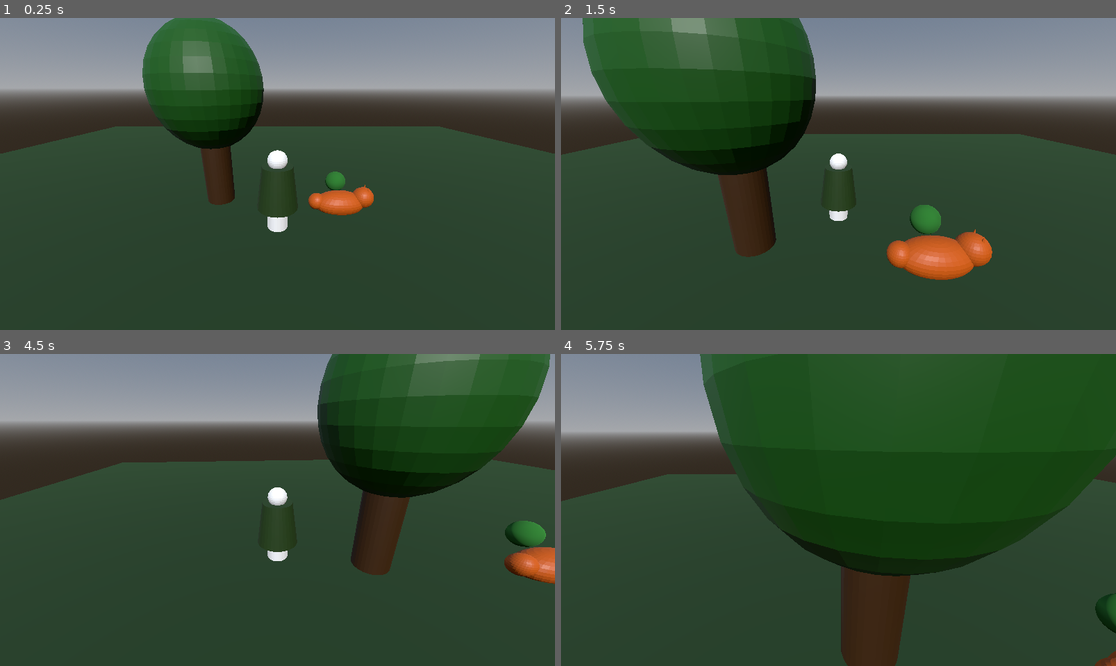
Above: before the commit, frames 1-4 (two rows, left to right).
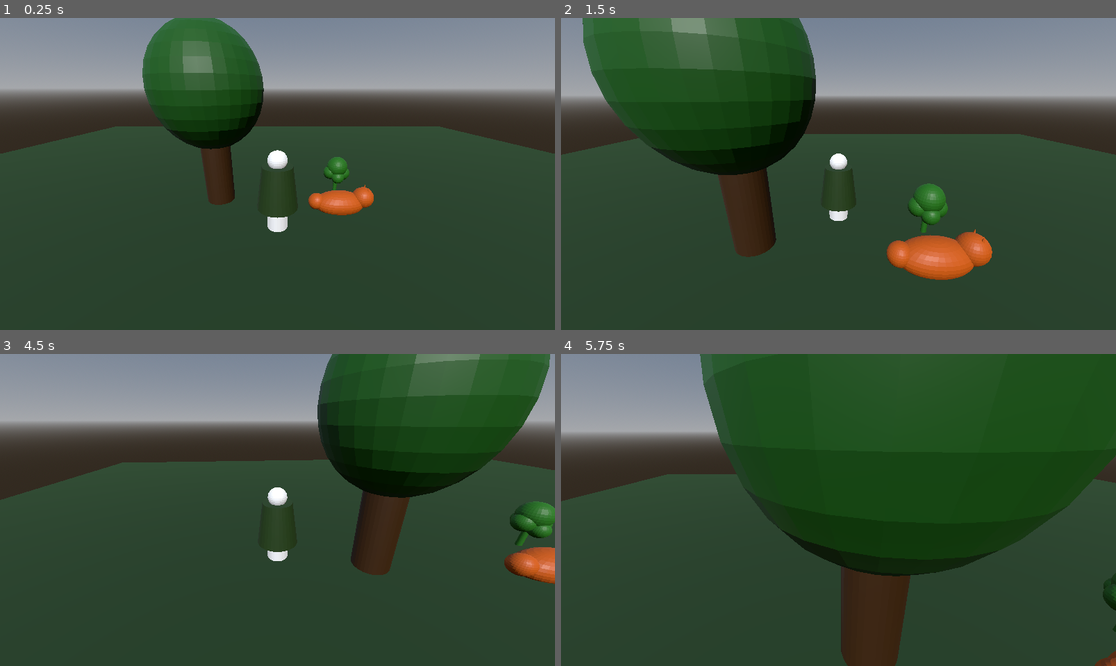
Above: after the commit, the same moments.

Repository: PaOwiad/SilentFlora
Game: Godot game, scene res://flüsterhain_scene.tscn
The game is run twice, just before and just after one commit, with the same random seed, the same clock (stepped at 60 frames per second) and the same inputs.
Inputs:
- Up to frame 1 (0.25 s): no input
- Up to frame 2 (1.5 s): tap Enter (ui_accept) at 0.5, 0.77 s; hold Up (ui_up) from 0.53 s (still down)
- Up to frame 3 (4.5 s): tap Enter (ui_accept) at 1.52, 3.02, 3.77 s; release Up (ui_up) at 2.03 s; hold Left (ui_left) 2.03-3.53 s; hold Down (ui_down) 3.53-4.28 s; hold Right (ui_right) from 4.28 s (still down)
- Up to frame 4 (5.75 s): tap Enter (ui_accept) at 4.52 s; release Right (ui_right) at 5.03 s; hold Up (ui_up) from 5.03 s (still down)

The runs differ from the first frame. In frame 1, 0.3% of the frame differs, in the area x 58-63%, y 44-56%; in frame 2, 0.7%; in frame 3, 0.7%, in the area x 90-100%, y 47-62%; in frame 4, 0.3%.

Commit message:
Pflanze aus Blender, Welt komplett

Diff:
--- a/flüsterhain_scene.tscn
+++ b/flüsterhain_scene.tscn
@@ -4,6 +4,7 @@
 [ext_resource type="Script" uid="uid://cc3pciv5icryf" path="res://plant.gd" id="2_ddv0k"]
 [ext_resource type="PackedScene" uid="uid://bl57or6taaobg" path="res://player_figure.glb" id="2_xvbrs"]
 [ext_resource type="Script" uid="uid://rlisg4twlwnn" path="res://tree.gd" id="3_cw7a8"]
+[ext_resource type="PackedScene" uid="uid://byqxm5cnajexm" path="res://plant_figure.glb" id="4_4wodl"]
 [ext_resource type="Script" uid="uid://dbd78lby23qlu" path="res://decision.gd" id="4_qpfqq"]
 [ext_resource type="PackedScene" uid="uid://blhwg3mf3u1pt" path="res://tree_figure.glb" id="5_xhg2f"]
 [ext_resource type="Script" uid="uid://4vwtrw02wfsm" path="res://fox.gd" id="5_xx6p7"]
@@ -20,12 +21,6 @@
 size = Vector2(50, 50)
 
 [sub_resource type="WorldBoundaryShape3D" id="WorldBoundaryShape3D_xmjwg"]
-
-[sub_resource type="StandardMaterial3D" id="StandardMaterial3D_xvbrs"]
-albedo_color = Color(0.15686275, 0.47058824, 0.15686275, 1)
-
-[sub_resource type="SphereMesh" id="SphereMesh_xmjwg"]
-material = SubResource("StandardMaterial3D_xvbrs")
 
 [sub_resource type="SphereShape3D" id="SphereShape3D_ddv0k"]
 radius = 2.0
@@ -67,13 +62,12 @@
 transform = Transform3D(1, 0, 0, 0, 1, 0, 0, 0, 1, 3, 1, -3)
 script = ExtResource("2_ddv0k")
 
-[node name="MeshInstance3D" type="MeshInstance3D" parent="Plant" unique_id=1504507558]
-mesh = SubResource("SphereMesh_xmjwg")
-
 [node name="InteractZone" type="Area3D" parent="Plant" unique_id=1507693088]
 
 [node name="CollisionShape3D" type="CollisionShape3D" parent="Plant/InteractZone" unique_id=1320462456]
 shape = SubResource("SphereShape3D_ddv0k")
+
+[node name="plant_figure" parent="Plant" unique_id=188200100 instance=ExtResource("4_4wodl")]
 
 [node name="Tree" type="Node3D" parent="." unique_id=1257224123]
 transform = Transform3D(2, 0, 0, 0, 2, 0, 0, 0, 2, -3, 1, -3)
Not shown, added: Tree.blend.import
Not shown, added: plant_figure.blend.import
Binary file added: plant_figure.glb
Not shown, added: plant_figure.glb.import
Not shown, added: Tree.blend
Not shown, added: plant_figure.blend
